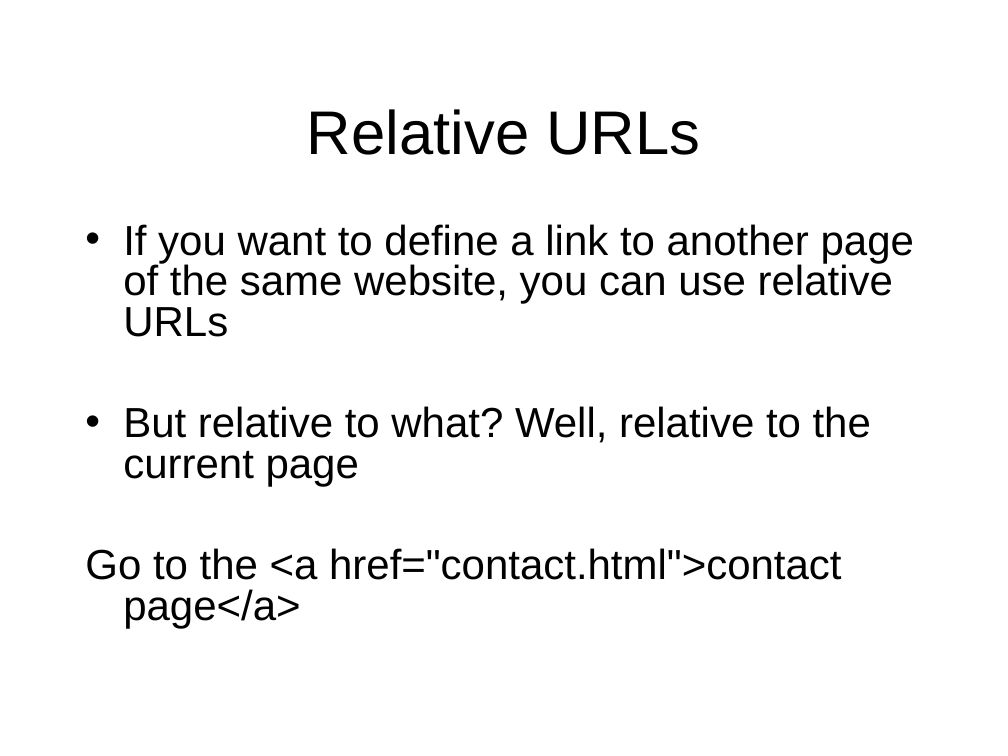
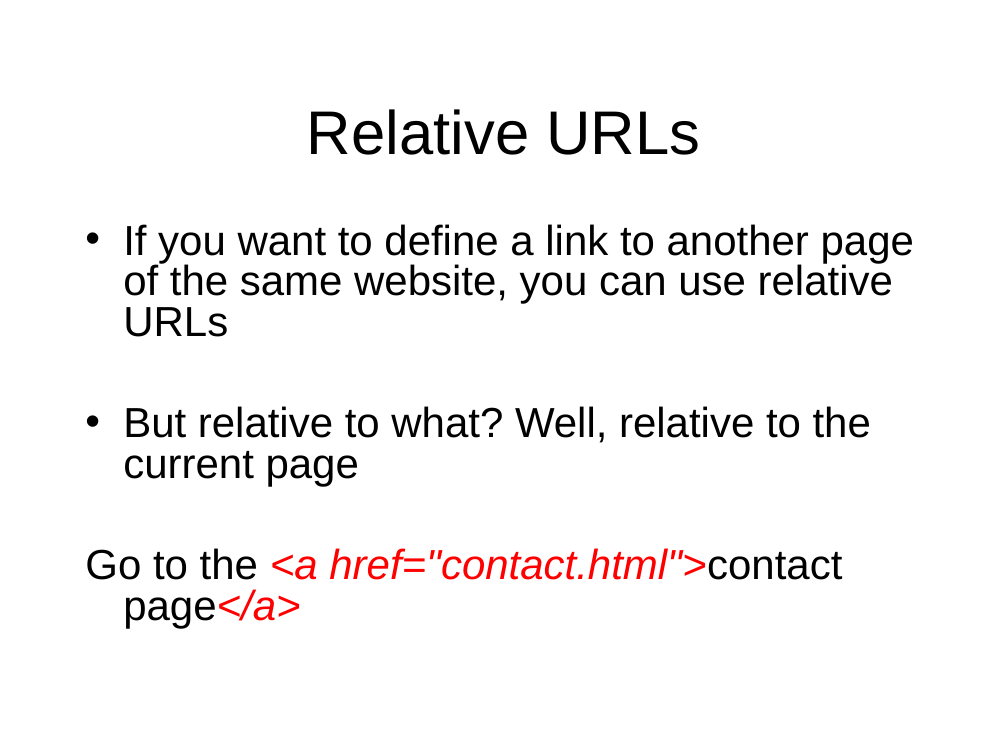
Before and after one commit to octaviordz/zjnu2017.github.io, a slide deck: slide 17 of WAD/lectures/020--HTML.Fundamentals.ppt. Drawn at 1008x756 pixels with LibreOffice and Linux fonts; fonts in the diff are those of the drawing. Boxes give left, top, right and bottom in pixels: in the first picture for what was removed or moved away, otherwise in the second. Text is boxed around its words. In the diff, an @@ line names an element or a change of style, - is before the commit and + after.

```diff
--- a/WAD/lectures/020--HTML.Fundamentals.ppt
+++ b/WAD/lectures/020--HTML.Fundamentals.ppt
@@ text at <box>85,548,842,628</box>: text colour #000000 to #FF0000, italic on in "<a href="contact.html">contact page</a>" @@
```
Also in this commit, not shown: 4 other slides changed, 3 other files.
